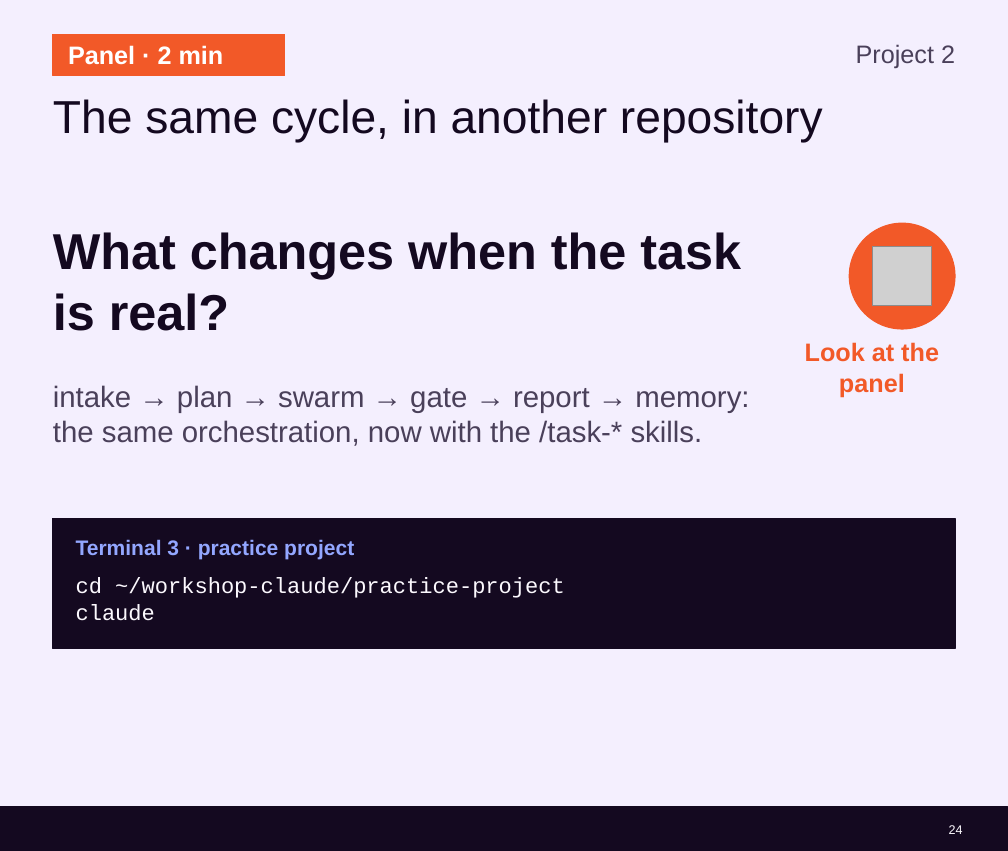
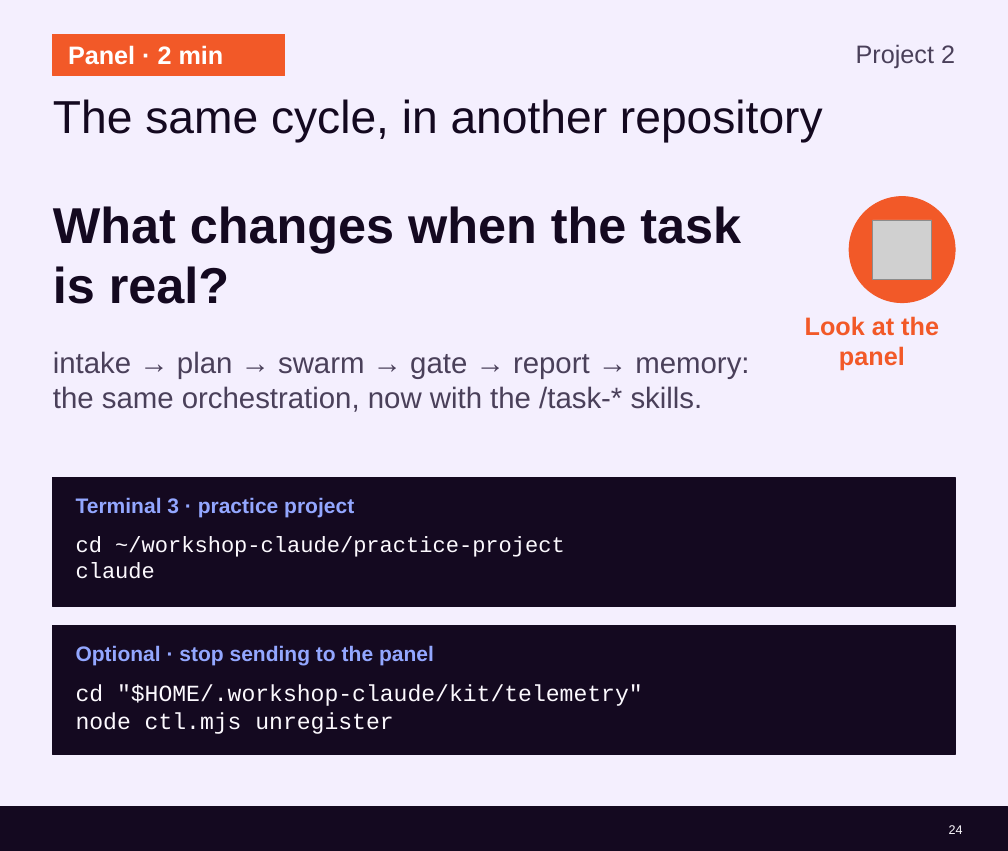
Before and after one commit to cx-guilherme-pinto/workshop-claude, a slide deck: slide 24 of slides/workshop-v2.en.pptx. Drawn at 1008x851 pixels with LibreOffice and Linux fonts; fonts in the diff are those of the drawing; grey boxes stand for pictures; background and template pictures are left out. Boxes give left, top, right and bottom in pixels: in the first picture for what was removed or moved away, otherwise in the second. Text is boxed around its words. In the diff, an @@ line names an element or a change of style, - is before the commit and + after.

```diff
--- a/slides/workshop-v2.en.pptx
+++ b/slides/workshop-v2.en.pptx
@@ 2 texts, 1 picture, 1 ellipse: place and size @@
-2 texts, 1 picture, 1 ellipse at (53,223,955,397)
+2 texts, 1 picture, 1 ellipse at (53,197,955,371)
@@ text "intake → plan → swarm ...": place and size @@
-text "intake → plan → swarm ..." at (53,385,749,446)
+text "intake → plan → swarm ..." at (53,351,749,412)
@@ 2 texts, 1 rectangle: place and size @@
-2 texts, 1 rectangle at (53,519,955,648)
+2 texts, 1 rectangle at (53,477,955,606)
@@ rectangle added at (53,625,955,755), fill #140920, outline #140920 1 pt @@
@@ text added at (76,645,434,666), 20 pt, text #93A7FF, bold @@
+Optional · stop sending to the panel
@@ text added at (76,684,643,734), 22 pt, text #FCF9FE @@
+cd "$HOME/.workshop-claude/kit/telemetry"
+node ctl.mjs unregister
```
Also in this commit, not shown: 12 other slides changed, 45 other files.
